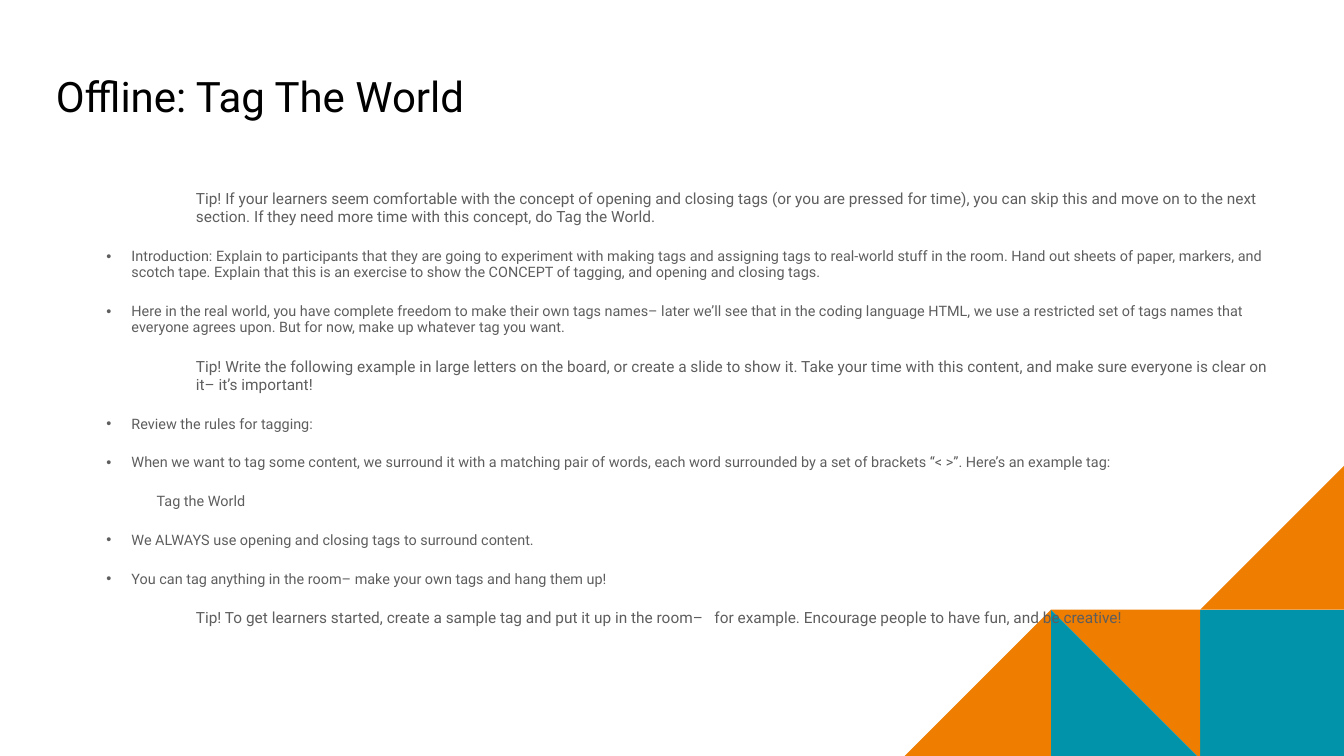
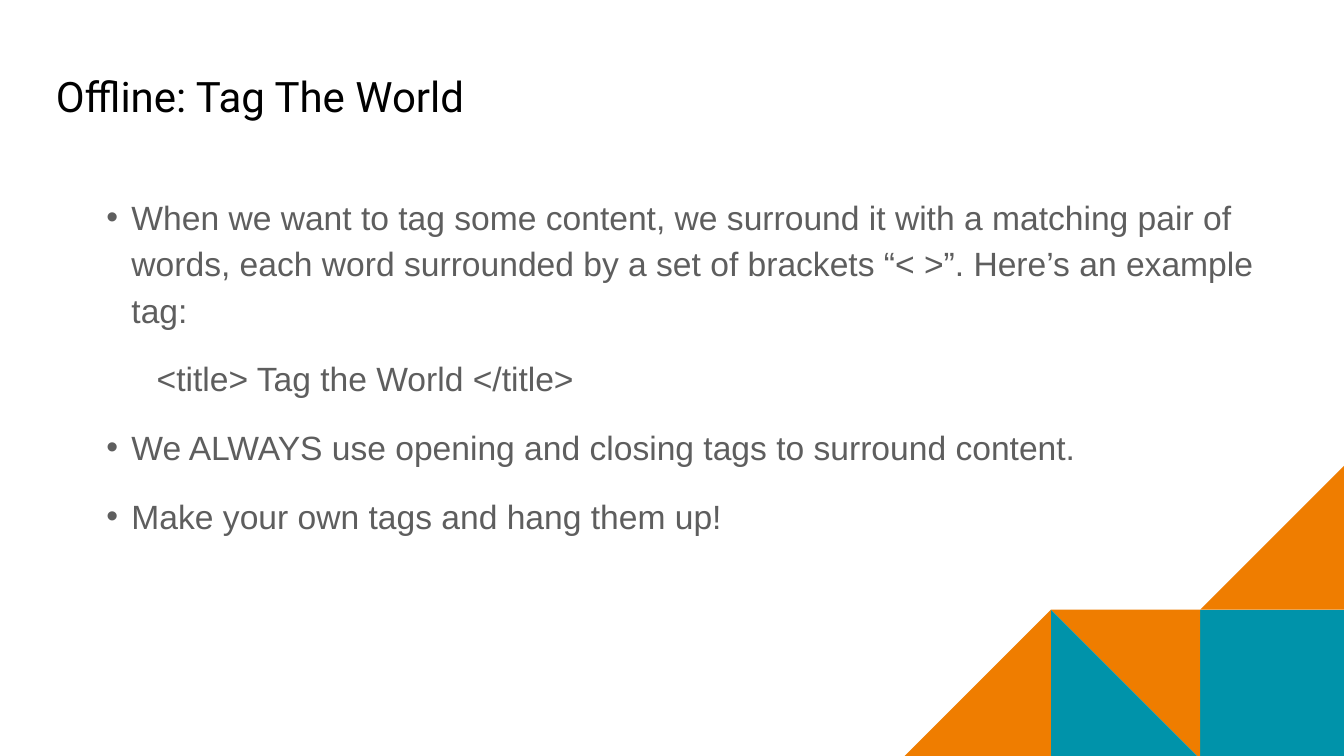
Before and after one commit to mr-eggleton/web-lit-core, a slide deck: slide 10 of final ppt/07-tagging-101.pptx (slide 6 before the commit). Drawn at 1344x756 pixels with LibreOffice and Linux fonts; fonts in the diff are those of the drawing; background and template pictures are left out. Boxes give left, top, right and bottom in pixels: in the first picture for what was removed or moved away, otherwise in the second. Text is boxed around its words. In the diff, an @@ line names an element or a change of style, - is before the commit and + after.

```diff
--- a/final ppt/07-tagging-101.pptx
+++ b/final ppt/07-tagging-101.pptx
@@ text at (131,192,1266,432): paragraphs removed @@
-Tip! If your learners seem comfortable with the concept of opening and closing tags (or you are pressed for time), you can skip this and move on to the next section. If they need more time with this concept, do Tag the World.
-  • Introduction: Explain to participants that they are going to experiment with making tags and assigning tags to real-world stuff in the room. Hand out sheets of paper, markers, and scotch tape. Explain that this is an exercise to show the CONCEPT of tagging, and opening and closing tags.
-  • Here in the real world, you have complete freedom to make their own tags names– later we’ll see that in the coding language HTML, we use a restricted set of tags names that everyone agrees upon. But for now, make up whatever tag you want.
-Tip! Write the following example in large letters on the board, or create a slide to show it. Take your time with this content, and make sure everyone is clear on it– it’s important!
-  • Review the rules for tagging:
@@ text at (131,205,1253,467): size 10.3 to 24 pt, font Roboto to Arial in "When we want to tag some content, ...", "We ALWAYS use opening and closing tags ..."; line spacing 0.95 to 1.15 @@
@@ text at (157,366,574,398): text changed; size 10.3 to 24 pt; font Roboto to Arial @@
-    Tag the World
+    <title> Tag the World </title>
@@ text at (131,504,722,536): text changed; size 11 to 24 pt; font Roboto to Arial @@
-  • You can tag anything in the room– make your own tags and hang them up!
-Tip! To get learners started, create a sample tag and put it up in the room– for example. Encourage people to have fun, and be creative!
+  • Make your own tags and hang them up!
```
Also in this commit, not shown: 5 other slides changed, 5 slides added, 12 other files.
